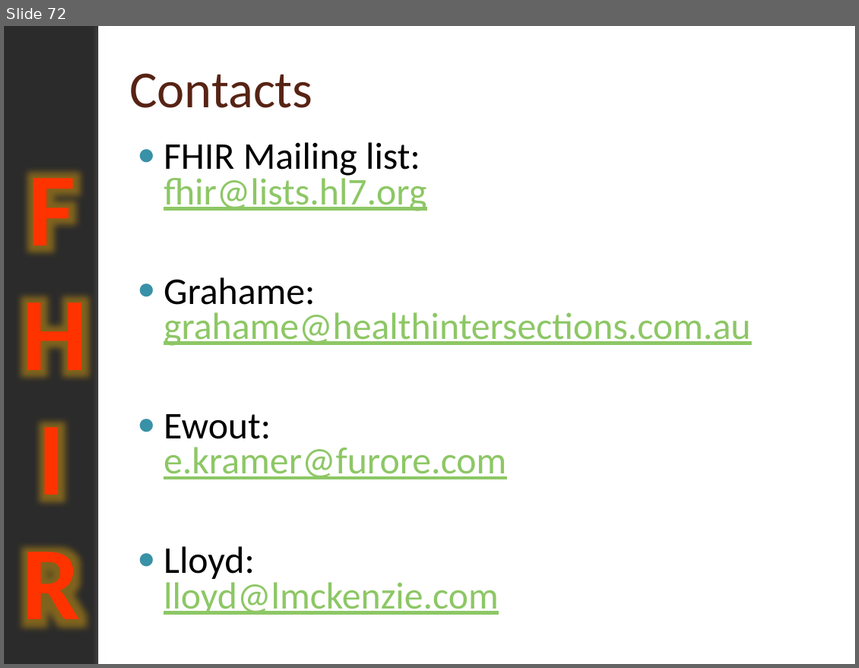
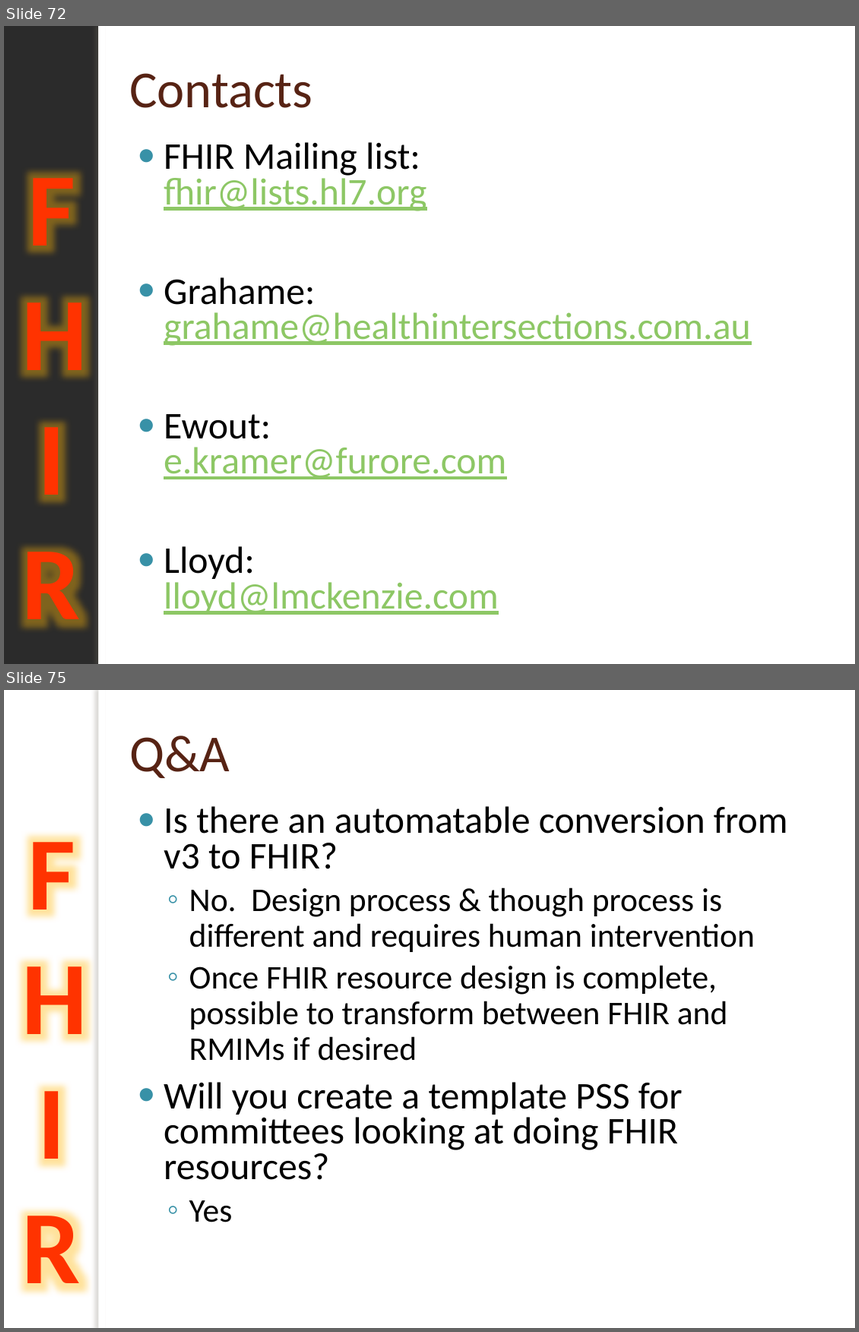
Before and after one commit to vista-novo/fhir, a slide deck: presentations/2012-May WGM Tutorials/201205 WGM Introduction to FHIR.pptx. Shown one above the other, each under a label of ours: slide 72 before the commit, slides 72 and 75 after it; the slides between them are not shown. The pictures are 859x668 and 859x1332 pixels, drawn with LibreOffice and Linux fonts; fonts in the diff are those of the drawing; background and template pictures are left out; a plain dark background stands for a picture behind light text. Boxes give left, top, right and bottom in pixels: in the first picture for what was removed or moved away, otherwise in the second. Text is boxed around its words. In the diff, an @@ line names an element or a change of style, - is before the commit and + after.

```diff
--- a/presentations/2012-May WGM Tutorials/201205 WGM Introduction to FHIR.pptx
+++ b/presentations/2012-May WGM Tutorials/201205 WGM Introduction to FHIR.pptx
@@ slide 75 added at <box>4,690,855,1328</box>, background picture (left out); not listed: 2 template elements that a slide beside it also shows @@
@@ title added at <box>129,736,230,778</box>, 44 pt, text #572314 @@
+Q&A
@@ text added at <box>164,806,788,1223</box>, 28 pt, text #000000 @@
+● Is there an automatable conversion from v3 to FHIR?
+  ◦ No. Design process & though process is different and requires human intervention
+  ◦ Once FHIR resource design is complete, possible to transform between FHIR and RMIMs if desired
+● Will you create a template PSS for committees looking at doing FHIR resources?
+  ◦ Yes
```
Also in this commit, not shown: 5 slides changed, 8 other slides added, 1 other file.
